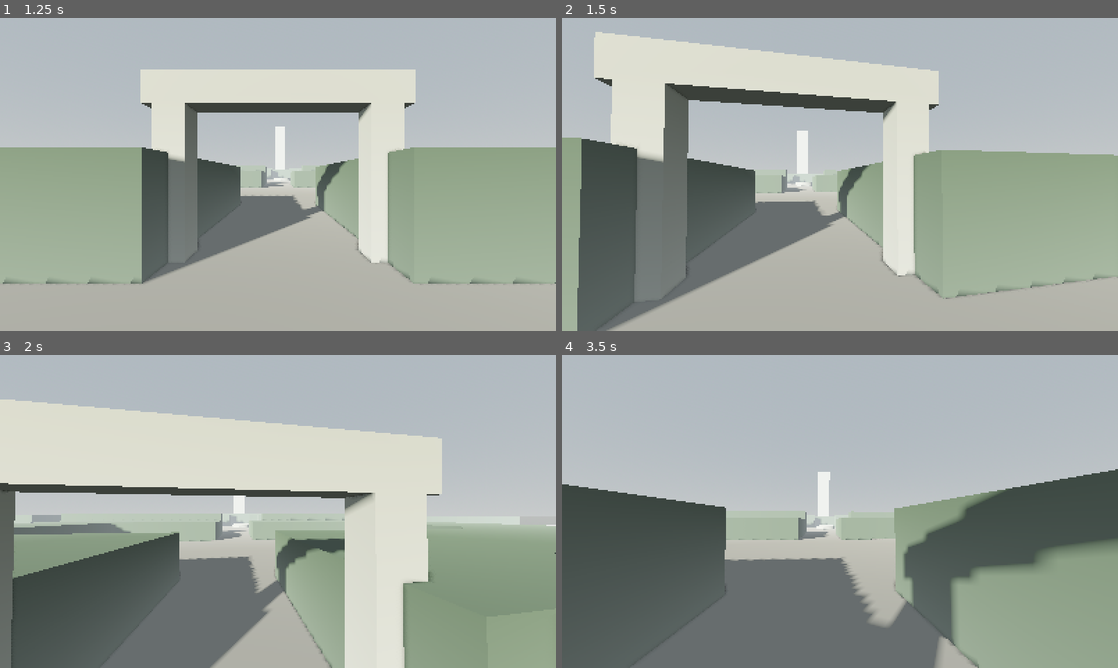
Above: before the commit, frames 1-4 (two rows, left to right).
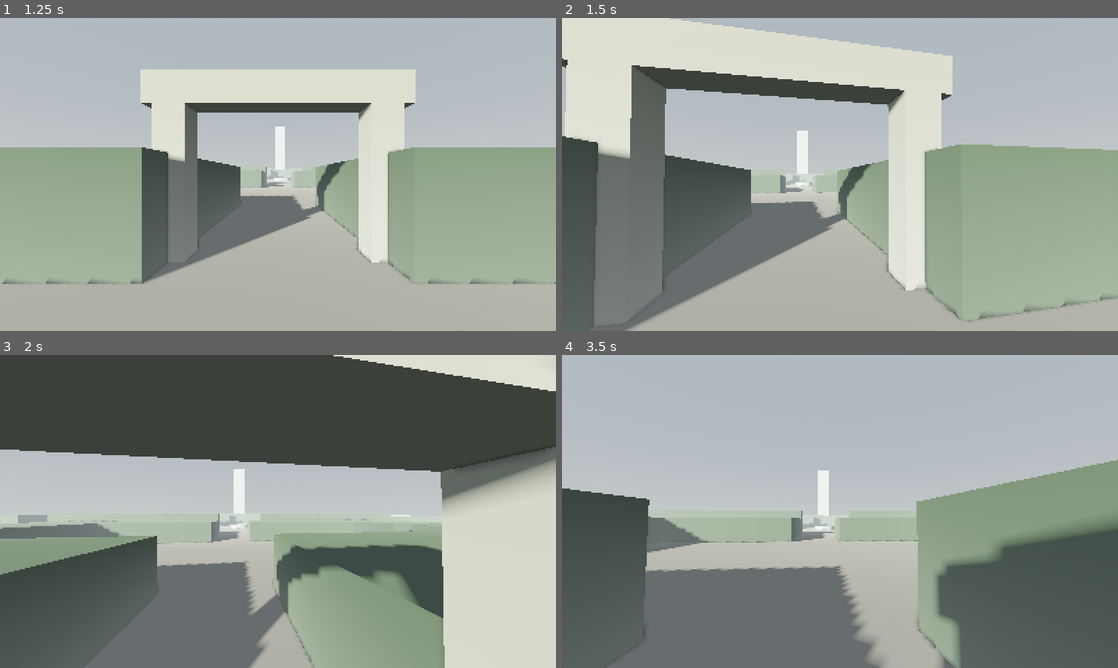
Above: after the commit, the same moments.

Repository: klauschatrny/dnd
Game: Godot game, scene res://cenas/menus/menu_inicial.tscn
Two runs of this game, one before a commit and one after it. Both use one fixed random seed, a clock stepped at 60 frames per second and the inputs below.
Inputs (mouse positions are in pixels of both pictures, inside the frame that each line leads up to):
- Up to frame 1 (1.25 s): click "Explorar" at 0.5 s
- Up to frame 2 (1.5 s): tap Enter at 1.25 s; move the mouse to (867, 174) at 1.27 s; hold W (mover_frente) from 1.28 s (still down); hold Shift (correr, bound only after the commit) from 1.28 s (still down); tap E (interagir) at 1.35 s
- Up to frame 3 (2 s): keep holding W (mover_frente); keep holding Shift (correr, bound only after the commit); tap Space (pular) at 1.52, 1.82 s
- Up to frame 4 (3.5 s): keep holding W (mover_frente); move the mouse to (812, 511) at 2.02 s; release Shift (correr, bound only after the commit) at 2.03 s; tap Shift (correr, bound only after the commit) at 2.1 s; tap Space (pular) at 2.27, 2.3, 2.57 s; move the mouse to (851, 505) at 2.77 s; hold Space (pular) from 2.78 s (still down); tap E (interagir) at 3.05 s

Frame 1 is identical in both runs. In frame 2, 24% of the frame differs, in the area x 0-100%, y 0-100%; in frame 3, 68%; in frame 4, 27%.

Commit message:
Adiciona comando de correr (Shift)
A pedido do dono. Segurar correr (Shift) aumenta a velocidade
(velocidade_corrida 5 m/s vs caminhada 2,8). Diverge do ritmo
contemplativo do GDD §4 — divergência registrada.

Co-Authored-By: Claude Opus 4.8 <noreply@anthropic.com>

Diff:
--- a/project.godot
+++ b/project.godot
@@ -72,6 +72,11 @@
 "events": [Object(InputEventKey,"resource_local_to_scene":false,"resource_name":"","device":-1,"window_id":0,"alt_press …(190 unchanged characters)…
 ]
 }
+correr={
+"deadzone": 0.5,
+"events": [Object(InputEventKey,"resource_local_to_scene":false,"resource_name":"","device":-1,"window_id":0,"alt_pressed":false,"shift_pressed":false,"ctrl_pressed":false,"meta_pressed":false,"pressed":false,"keycode":0,"physical_keycode":4194325,"key_label":0,"unicode":0,"location":0,"echo":false,"script":null)
+]
+}
 
 [rendering]
 
--- a/scripts/jogador/jogador.gd
+++ b/scripts/jogador/jogador.gd
@@ -1,12 +1,15 @@
 extends CharacterBody3D
 ## Controlador do jogador em primeira pessoa.
 ##
-## Ações: andar, olhar ao redor, interagir e pular. Ritmo contemplativo, sem head bob.
-## Nota: o GDD (pilar §4) desaconselha pular; adicionado a pedido do dono do projeto.
+## Ações: andar, correr, olhar ao redor, interagir e pular. Sem head bob.
+## Nota: o GDD (pilar §4) prega ritmo contemplativo, sem sprint nem pulo; correr e
+## pular foram adicionados a pedido do dono do projeto.
 ## Inclui um noclip TEMPORÁRIO (tecla N) só para teste/depuração — remover antes do MVP.
 
 ## Velocidade de caminhada (m/s). Confortável, pensada para incentivar a observação.
 @export var velocidade_caminhada: float = 2.8
+## Velocidade ao correr (segurando o comando de correr), em m/s.
+@export var velocidade_corrida: float = 5.0
 ## Velocidade vertical inicial do pulo (m/s).
 @export var velocidade_pulo: float = 4.5
 ## Velocidade do noclip de teste (m/s).
@@ -53,8 +56,9 @@
 		"mover_esquerda", "mover_direita", "mover_frente", "mover_tras"
 	)
 	var direcao := (transform.basis * Vector3(entrada.x, 0.0, entrada.y)).normalized()
-	velocity.x = direcao.x * velocidade_caminhada
-	velocity.z = direcao.z * velocidade_caminhada
+	var velocidade := velocidade_corrida if Input.is_action_pressed("correr") else velocidade_caminhada
+	velocity.x = direcao.x * velocidade
+	velocity.z = direcao.z * velocidade
 
 	move_and_slide()
 
Not shown, changed: CLAUDE.md
